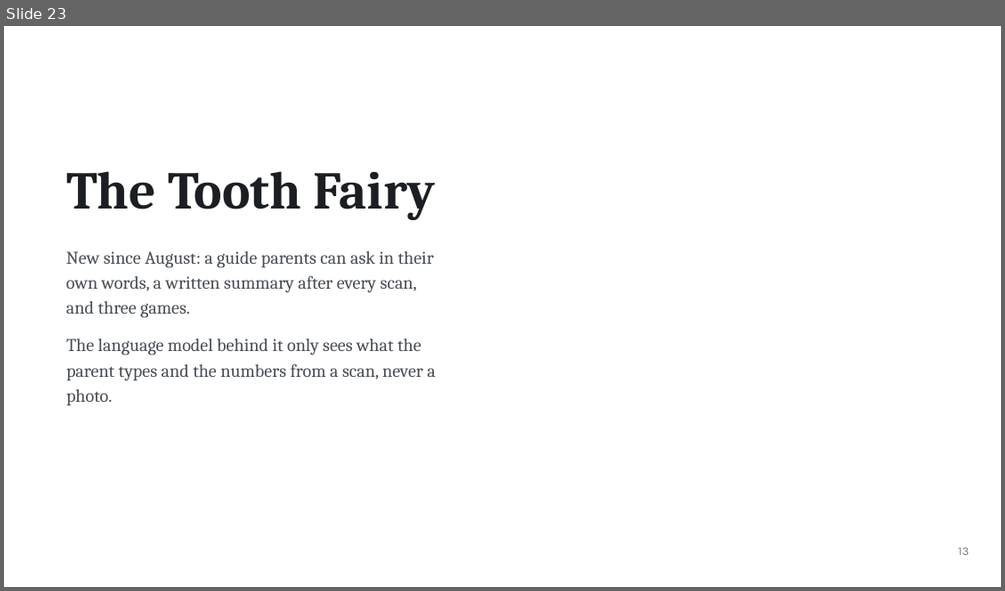
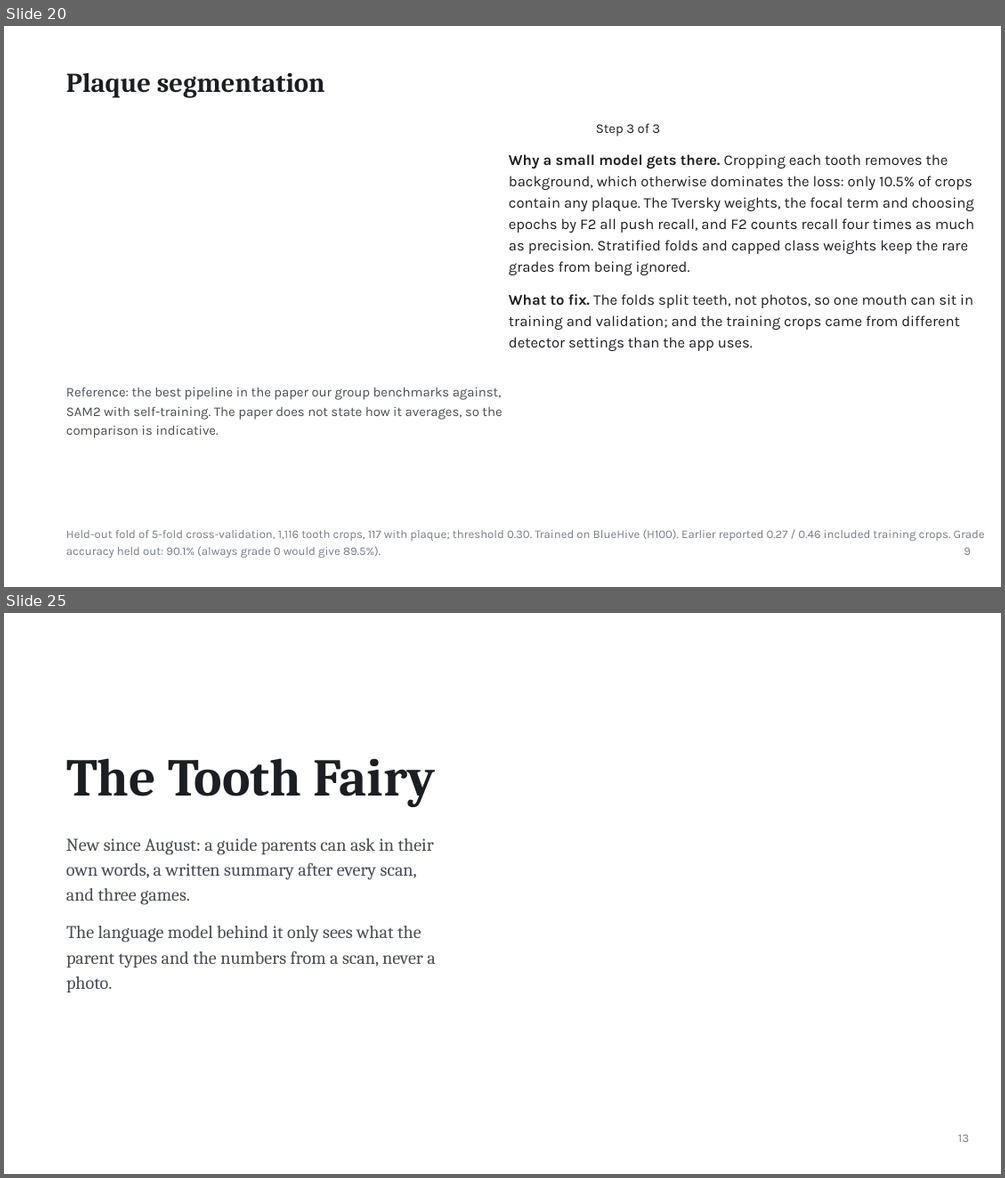
Before and after one commit to ertugrul-senturk/interactive-slides, a slide deck: public/decks/2026-11-smart-teeth.pptx. Shown one above the other, each under a label of ours: slide 23 before the commit, slides 20 and 25 after it; the slides between them are not shown. The pictures are 1005x591 and 1005x1178 pixels, drawn with LibreOffice and Linux fonts; fonts in the diff are those of the drawing; background and template pictures are left out. Boxes give left, top, right and bottom in pixels: in the first picture for what was removed or moved away, otherwise in the second. Text is boxed around its words. In the diff, an @@ line names an element or a change of style, - is before the commit and + after.

```diff
--- a/public/decks/2026-11-smart-teeth.pptx
+++ b/public/decks/2026-11-smart-teeth.pptx
@@ slide 20 added at (4, 26, 1001, 587), background picture (left out) @@
@@ text added at (66, 72, 325, 98), 26.2 pt, text #1B1E22, bold @@
+Plaque segmentation
@@ text added at (596, 123, 660, 136), 12.8 pt, text #1B1E22 @@
+Step 3 of 3
@@ text added at (509, 154, 974, 275), 14.2 pt, text #1B1E22 @@
+Why a small model gets there. Cropping each tooth removes the
+background, which otherwise dominates the loss: only 10.5% of crops
+contain any plaque. The Tversky weights, the focal term and choosing
+epochs by F2 all push recall, and F2 counts recall four times as much
+as precision. Stratified folds and capped class weights keep the rare
+grades from being ignored.
@@ text added at (509, 294, 960, 351), 14.2 pt, text #1B1E22 @@
+What to fix. The folds split teeth, not photos, so one mouth can sit in
+training and validation; and the training crops came from different
+detector settings than the app uses.
@@ text added at (66, 386, 502, 438), 12.8 pt, text #474D54 @@
+Reference: the best pipeline in the paper our group benchmarks against,
+SAM2 with self-training. The paper does not state how it averages, so the
+comparison is indicative.
@@ text added at (66, 529, 951, 557), 11.2 pt, text #777E86 @@
+Held-out fold of 5-fold cross-validation, 1,116 tooth crops, 117 with plaque; threshold 0.30. Trained on BlueHive (H100). Earlier reported 0.27 / 0.46 included training crops. Grade
+accuracy held out: 90.1% (always grade 0 would give 89.5%).
@@ text added at (963, 547, 971, 555), 11.2 pt, text #777E86 @@
+9
@@ what was slide 23 is now slide 25 @@
```
Also in this commit, not shown: 19 slides changed, 16 other slides added, 30 slides removed, 33 other files.
